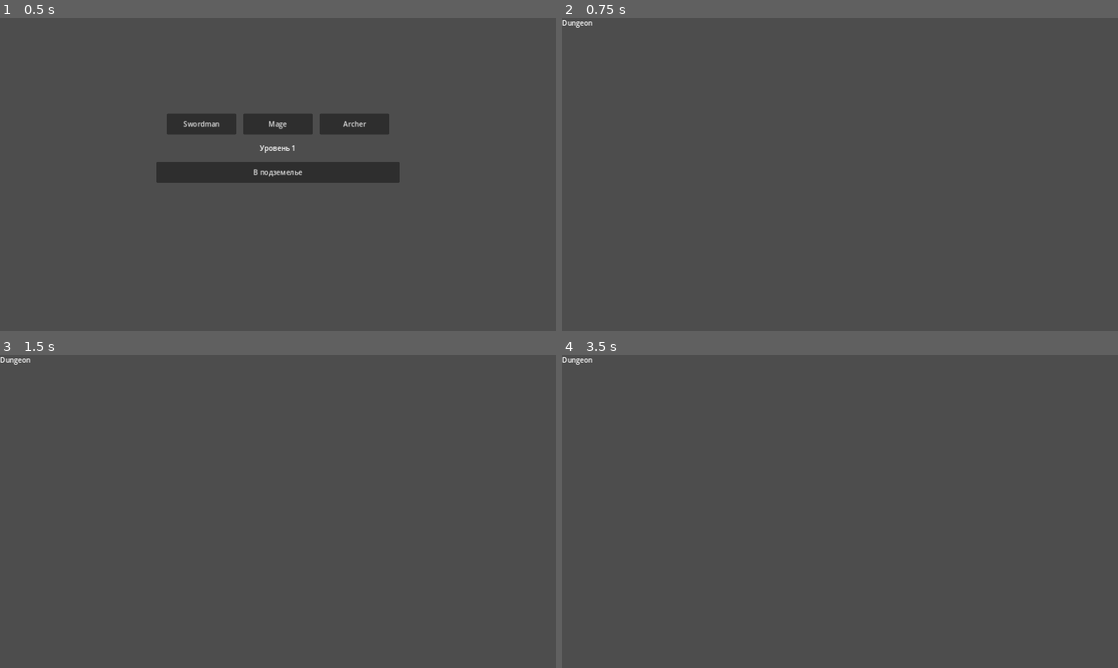
Above: before the commit, frames 1-4 (two rows, left to right).
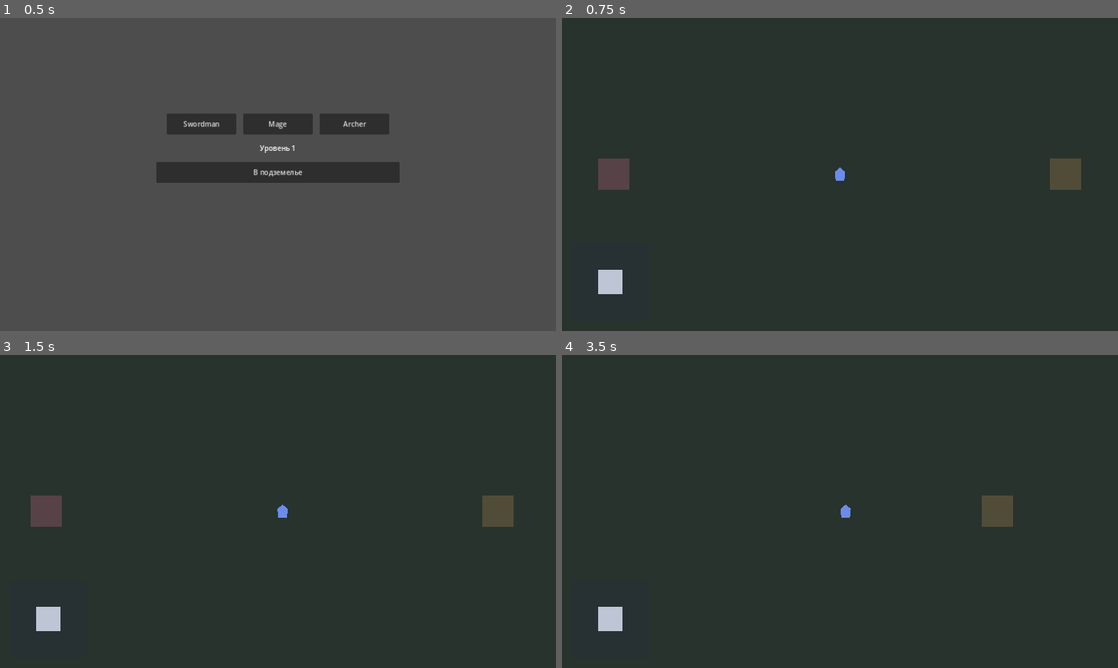
Above: after the commit, the same moments.

Repository: SwaTik91/RagRogue2.5
Game: Godot game, scene res://scenes/hub/hub.tscn
The game is run twice, just before and just after one commit, with the same random seed, the same clock (stepped at 60 frames per second) and the same inputs.
Inputs (mouse positions are in pixels of both pictures, inside the frame that each line leads up to):
- Up to frame 1 (0.5 s): no input
- Up to frame 2 (0.75 s): click "В подземелье" at 0.5 s
- Up to frame 3 (1.5 s): tap Enter at 1.25 s; move the mouse to (400, 495) at 1.27 s; hold D from 1.28 s (still down); click (400, 495) at 1.42 s
- Up to frame 4 (3.5 s): release D at 2 s; drag from (728, 527) to (812, 574) at 2.02 s; tap Space at 2.75 s; move the mouse to (895, 442) at 2.77 s; hold D from 2.78 s (still down); click (895, 442) at 2.92 s

Frame 1 is identical in both runs. In frame 2, 99% of the frame differs, in the area x 0-100%, y 0-100%; in frame 3, 99%; in frame 4, 99%.

Commit message:
feat: landscape dungeon movement and virtual stick
Replace the dungeon placeholder with a CharacterBody2D player, smoothed
Camera2D, and on-screen stick. Speed comes from CombatStats.from_hero;
WASD is editor-only and never fires skills.

Co-authored-by: SwaTik91 <SwaTik91@users.noreply.github.com>

Diff:
--- a/scenes/dungeon/dungeon.tscn
+++ b/scenes/dungeon/dungeon.tscn
@@ -1,8 +1,60 @@
-[gd_scene format=3]
+[gd_scene load_steps=5 format=3]
+
+[ext_resource type="PackedScene" path="res://scenes/dungeon/player.tscn" id="1_player"]
+[ext_resource type="PackedScene" path="res://scenes/ui/virtual_stick.tscn" id="2_stick"]
+
+[sub_resource type="RectangleShape2D" id="WallH"]
+size = Vector2(4080, 80)
+
+[sub_resource type="RectangleShape2D" id="WallV"]
+size = Vector2(80, 2640)
 
 [node name="Dungeon" type="Node2D"]
 
-[node name="Label" type="Label" parent="."]
-offset_right = 200.0
-offset_bottom = 40.0
-text = "Dungeon"
+[node name="Floor" type="Polygon2D" parent="."]
+color = Color(0.16, 0.2, 0.18, 1)
+polygon = PackedVector2Array(-1960, -1240, 1960, -1240, 1960, 1240, -1960, 1240)
+
+[node name="LandmarkN" type="Polygon2D" parent="."]
+position = Vector2(0, -420)
+color = Color(0.28, 0.36, 0.3, 1)
+polygon = PackedVector2Array(-48, -48, 48, -48, 48, 48, -48, 48)
+
+[node name="LandmarkE" type="Polygon2D" parent="."]
+position = Vector2(520, 0)
+color = Color(0.32, 0.3, 0.22, 1)
+polygon = PackedVector2Array(-36, -36, 36, -36, 36, 36, -36, 36)
+
+[node name="LandmarkS" type="Polygon2D" parent="."]
+position = Vector2(0, 420)
+color = Color(0.24, 0.3, 0.34, 1)
+polygon = PackedVector2Array(-48, -48, 48, -48, 48, 48, -48, 48)
+
+[node name="LandmarkW" type="Polygon2D" parent="."]
+position = Vector2(-520, 0)
+color = Color(0.34, 0.26, 0.28, 1)
+polygon = PackedVector2Array(-36, -36, 36, -36, 36, 36, -36, 36)
+
+[node name="Walls" type="StaticBody2D" parent="."]
+
+[node name="North" type="CollisionShape2D" parent="Walls"]
+position = Vector2(0, -1280)
+shape = SubResource("WallH")
+
+[node name="South" type="CollisionShape2D" parent="Walls"]
+position = Vector2(0, 1280)
+shape = SubResource("WallH")
+
+[node name="West" type="CollisionShape2D" parent="Walls"]
+position = Vector2(-2000, 0)
+shape = SubResource("WallV")
+
+[node name="East" type="CollisionShape2D" parent="Walls"]
+position = Vector2(2000, 0)
+shape = SubResource("WallV")
+
+[node name="Player" parent="." instance=ExtResource("1_player")]
+
+[node name="HUD" type="CanvasLayer" parent="."]
+
+[node name="VirtualStick" parent="HUD" instance=ExtResource("2_stick")]
--- /dev/null
+++ b/scenes/dungeon/player.tscn
@@ -0,0 +1,22 @@
+[gd_scene load_steps=3 format=3]
+
+[ext_resource type="Script" path="res://scripts/dungeon/player_controller.gd" id="1_pc"]
+
+[sub_resource type="CircleShape2D" id="CircleShape2D_body"]
+radius = 14.0
+
+[node name="Player" type="CharacterBody2D"]
+motion_mode = 1
+script = ExtResource("1_pc")
+
+[node name="CollisionShape2D" type="CollisionShape2D" parent="."]
+shape = SubResource("CircleShape2D_body")
+
+[node name="Body" type="Polygon2D" parent="."]
+color = Color(0.42, 0.55, 0.92, 1)
+polygon = PackedVector2Array(0, -16, 12, -6, 10, 14, -10, 14, -12, -6)
+
+[node name="Camera2D" type="Camera2D" parent="."]
+enabled = true
+position_smoothing_enabled = true
+position_smoothing_speed = 8.0
--- /dev/null
+++ b/scenes/ui/virtual_stick.tscn
@@ -0,0 +1,36 @@
+[gd_scene load_steps=2 format=3]
+
+[ext_resource type="Script" path="res://scripts/ui/virtual_stick.gd" id="1_stick"]
+
+[node name="VirtualStick" type="Control"]
+custom_minimum_size = Vector2(176, 176)
+layout_mode = 1
+anchors_preset = 2
+anchor_top = 1.0
+anchor_bottom = 1.0
+offset_left = 24.0
+offset_top = -200.0
+offset_right = 200.0
+offset_bottom = -24.0
+grow_vertical = 0
+script = ExtResource("1_stick")
+
+[node name="Base" type="ColorRect" parent="."]
+layout_mode = 1
+anchors_preset = 15
+anchor_right = 1.0
+anchor_bottom = 1.0
+grow_horizontal = 2
+grow_vertical = 2
+mouse_filter = 2
+color = Color(0.15, 0.18, 0.22, 0.55)
+
+[node name="Knob" type="ColorRect" parent="."]
+custom_minimum_size = Vector2(56, 56)
+layout_mode = 0
+offset_left = 60.0
+offset_top = 60.0
+offset_right = 116.0
+offset_bottom = 116.0
+mouse_filter = 2
+color = Color(0.85, 0.88, 0.95, 0.85)
--- /dev/null
+++ b/scripts/dungeon/player_controller.gd
@@ -0,0 +1,101 @@
+extends CharacterBody2D
+
+const EDITOR_FEATURE := "editor"
+
+var move_speed: float = CombatStats.MOVE_SPEED
+var _move_vector: Vector2 = Vector2.ZERO
+var _stick: Node = null
+
+
+func _ready() -> void:
+	_bind_active_hero()
+	_make_camera_current()
+	call_deferred("_resolve_stick")
+
+
+func bind_hero(hero: Hero) -> void:
+	if hero == null:
+		return
+	var stats := CombatStats.from_hero(hero)
+	move_speed = float(stats.move_speed)
+
+
+func set_move_vector(v: Vector2) -> void:
+	_move_vector = v.limit_length(1.0)
+
+
+func get_move_vector() -> Vector2:
+	return _move_vector
+
+
+func compute_velocity() -> Vector2:
+	return _move_vector * move_speed
+
+
+func combine_move_vector(stick: Vector2, keyboard: Vector2, editor_debug: bool) -> Vector2:
+	var v := stick
+	if editor_debug and keyboard.length_squared() > 0.0:
+		v = keyboard
+	return v.limit_length(1.0)
+
+
+func editor_keyboard_vector() -> Vector2:
+	if not OS.has_feature(EDITOR_FEATURE):
+		return Vector2.ZERO
+	return _wasd_vector()
+
+
+func _physics_process(_delta: float) -> void:
+	var stick_v := _stick_vector()
+	var key_v := editor_keyboard_vector()
+	set_move_vector(combine_move_vector(stick_v, key_v, OS.has_feature(EDITOR_FEATURE)))
+	velocity = compute_velocity()
+	move_and_slide()
+
+
+func _stick_vector() -> Vector2:
+	if _stick == null:
+		_resolve_stick()
+	if _stick != null and _stick.has_method("get_vector"):
+		return _stick.get_vector()
+	return Vector2.ZERO
+
+
+func _wasd_vector() -> Vector2:
+	var v := Vector2.ZERO
+	if Input.is_physical_key_pressed(KEY_W):
+		v.y -= 1.0
+	if Input.is_physical_key_pressed(KEY_S):
+		v.y += 1.0
+	if Input.is_physical_key_pressed(KEY_A):
+		v.x -= 1.0
+	if Input.is_physical_key_pressed(KEY_D):
+		v.x += 1.0
+	return v.limit_length(1.0)
+
+
+func _resolve_stick() -> void:
+	var tree := get_tree()
+	if tree == null:
+		return
+	var nodes := tree.get_nodes_in_group("virtual_stick")
+	if not nodes.is_empty():
+		_stick = nodes[0]
+
+
+func _bind_active_hero() -> void:
+	var session := get_node_or_null("/root/GameSession")
+	if session == null or not session.has_method("active_hero"):
+		return
+	var hero = session.active_hero()
+	if hero is Hero:
+		bind_hero(hero)
+
+
+func _make_camera_current() -> void:
+	var cam := get_node_or_null("Camera2D") as Camera2D
+	if cam == null:
+		return
+	cam.enabled = true
+	cam.position_smoothing_enabled = true
+	cam.make_current()
--- /dev/null
+++ b/scripts/ui/virtual_stick.gd
@@ -0,0 +1,85 @@
+extends Control
+
+signal vector_changed(vector: Vector2)
+
+@export var max_radius: float = 72.0
+@export var deadzone: float = 0.12
+
+var vector: Vector2 = Vector2.ZERO
+var _pointer_id: int = -1
+
+
+func _ready() -> void:
+	add_to_group("virtual_stick")
+	mouse_filter = Control.MOUSE_FILTER_STOP
+	_update_knob()
+
+
+func get_vector() -> Vector2:
+	return vector
+
+
+func set_pointer(local_pos: Vector2) -> void:
+	var center := size * 0.5
+	var offset := local_pos - center
+	if offset.length() <= deadzone * max_radius:
+		vector = Vector2.ZERO
+	else:
+		vector = (offset / max_radius).limit_length(1.0)
+	_update_knob()
+	vector_changed.emit(vector)
+
+
+func release() -> void:
+	vector = Vector2.ZERO
+	_pointer_id = -1
+	_update_knob()
+	vector_changed.emit(vector)
+
+
+func _gui_input(event: InputEvent) -> void:
+	if event is InputEventScreenTouch:
+		if event.pressed:
+			_pointer_id = event.index
+			set_pointer(event.position)
+			accept_event()
+		elif event.index == _pointer_id:
+			release()
+			accept_event()
+	elif event is InputEventScreenDrag and event.index == _pointer_id:
+		set_pointer(event.position)
+		accept_event()
+	elif event is InputEventMouseButton and event.button_index == MOUSE_BUTTON_LEFT:
+		if event.pressed:
+			_pointer_id = 0
+			set_pointer(event.position)
+			accept_event()
+		else:
+			release()
+			accept_event()
+	elif event is InputEventMouseMotion and _pointer_id != -1:
+		set_pointer(event.position)
+		accept_event()
+
+
+func _input(event: InputEvent) -> void:
+	if _pointer_id < 0:
+		return
+	if event is InputEventMouseButton and event.button_index == MOUSE_BUTTON_LEFT and not event.pressed:
+		release()
+	elif event is InputEventMouseMotion:
+		set_pointer(get_local_mouse_position())
+	elif event is InputEventScreenTouch and not event.pressed and event.index == _pointer_id:
+		release()
+	elif event is InputEventScreenDrag and event.index == _pointer_id:
+		set_pointer(get_local_mouse_position())
+
+
+func _update_knob() -> void:
+	if not is_inside_tree():
+		return
+	var knob := get_node_or_null("Knob") as Control
+	if knob == null:
+		return
+	var center := size * 0.5
+	knob.position = center + vector * max_radius - knob.size * 0.5
